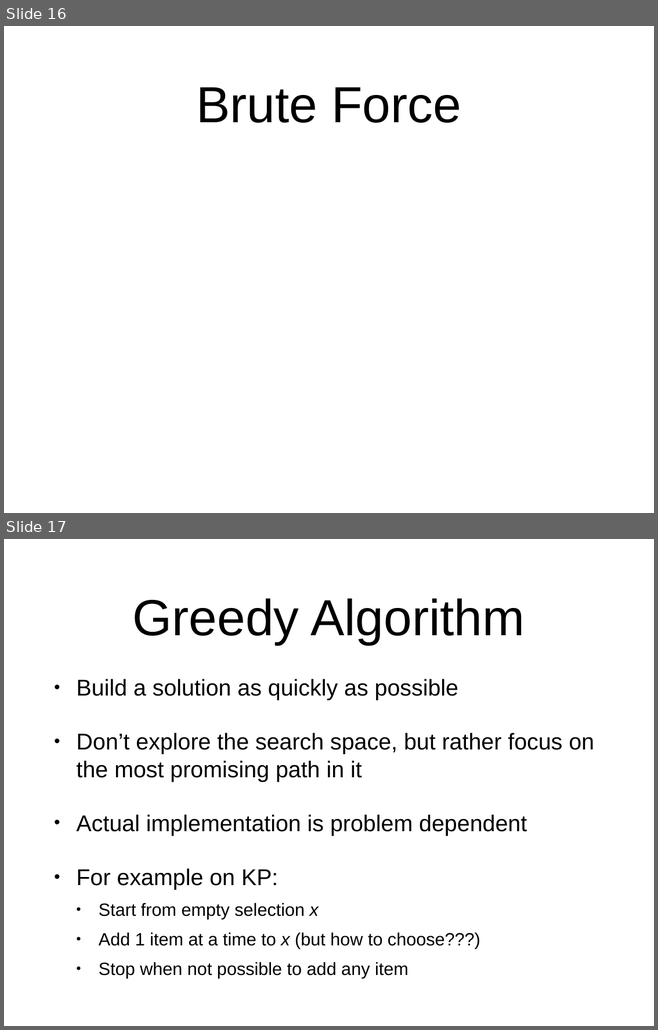
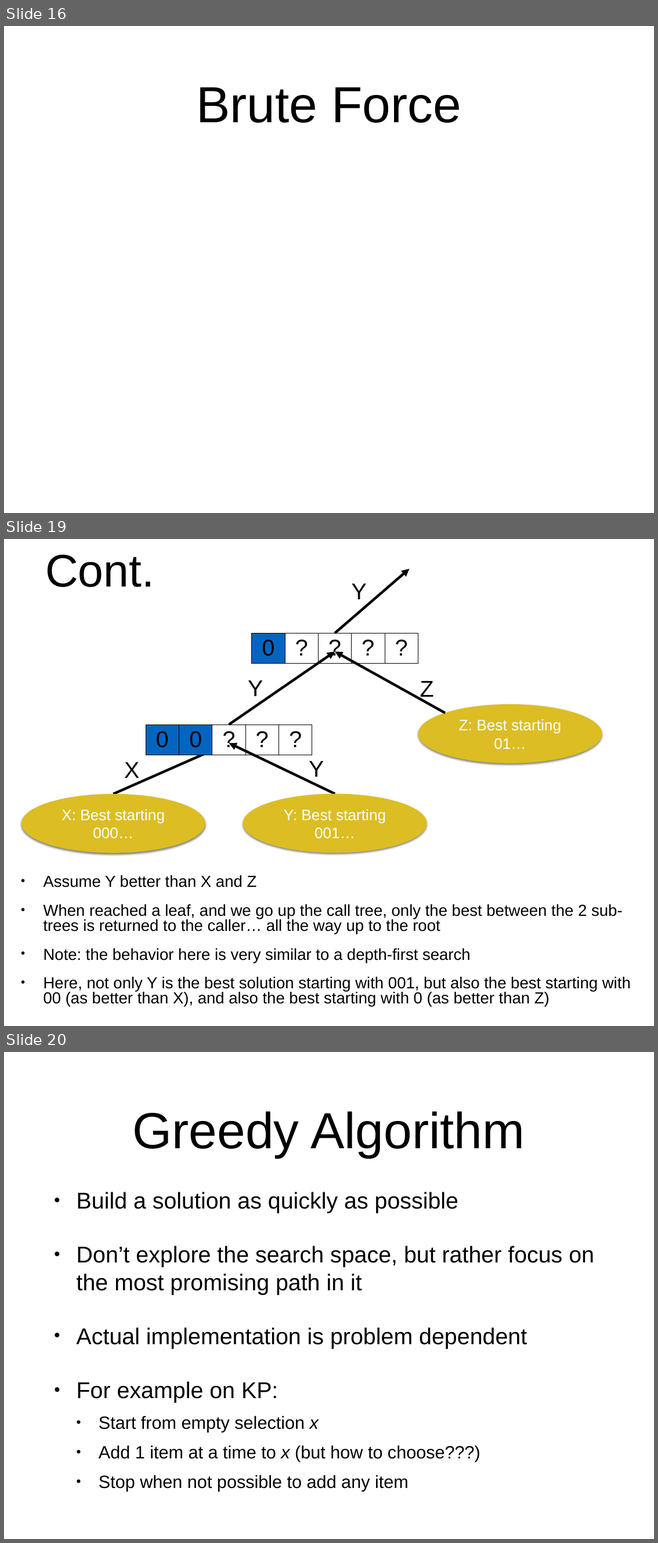
Before and after one commit to arcuri82/algorithms, a slide deck: docs/slides/10/10_optimization.pptx. Shown one above the other, each under a label of ours: slides 16 and 17 before the commit, slides 16, 19 and 20 after it; the slides between them are not shown. The pictures are 658x1030 and 658x1543 pixels, drawn with LibreOffice and Linux fonts; fonts in the diff are those of the drawing; grey boxes stand for pictures. Boxes give left, top, right and bottom in pixels: in the first picture for what was removed or moved away, otherwise in the second. Text is boxed around its words. In the diff, an @@ line names an element or a change of style, - is before the commit and + after.

```diff
--- a/docs/slides/10/10_optimization.pptx
+++ b/docs/slides/10/10_optimization.pptx
@@ slide 19 added at [4,539,654,1026], background #FFFFFF @@
@@ title added at [45,555,154,587], 72 pt, text #000000 @@
+Cont.
@@ arrow added from (335, 633) to (409, 569), #000000 4 pt @@
@@ text added at [351,584,366,599], 36 pt, text #000000 @@
+Y
@@ table added at [252,633,418,658], 1 rows, 5 columns @@
+0 | ? | ? | ? | ?
@@ arrow added from (229, 725) to (335, 652), #000000 4 pt @@
@@ arrow added from (445, 713) to (335, 652), #000000 4 pt @@
@@ text added at [248,681,263,701], 36 pt, text #000000 @@
+Y
@@ text added at [420,681,434,701], 36 pt, text #000000 @@
+Z
@@ ellipse added at [418,704,602,763], fill #DCBD23, 24 pt, text #FFFFFF @@
+Z: Best starting 01…
@@ table added at [146,725,313,750], 1 rows, 5 columns @@
+0 | 0 | ? | ? | ?
@@ arrow added from (113, 794) to (229, 743), #000000 4 pt @@
@@ arrow added from (335, 794) to (229, 743), #000000 4 pt @@
@@ text added at [124,762,139,783], 36 pt, text #000000 @@
+X
@@ text added at [308,761,324,781], 36 pt, text #000000 @@
+Y
@@ ellipse added at [21,794,205,853], fill #DCBD23, 24 pt, text #FFFFFF @@
+X: Best starting 000…
@@ ellipse added at [243,794,427,853], fill #DCBD23, 24 pt, text #FFFFFF @@
+Y: Best starting 001…
@@ text added at [43,875,630,1007], 25.2 pt, text #000000 @@
+• Assume Y better than X and Z
+• When reached a leaf, and we go up the call tree, only the best between the 2 sub-trees is returned to the caller… all the way up to the root
+• Note: the behavior here is very similar to a depth-first search
+• Here, not only Y is the best solution starting with 001, but also the best starting with 00 (as better than X), and also the best starting with 0 (as better than Z)
@@ what was slide 17 is now slide 20 @@
```
Also in this commit, not shown: 4 slides changed, 2 other slides added, 2 other files.
